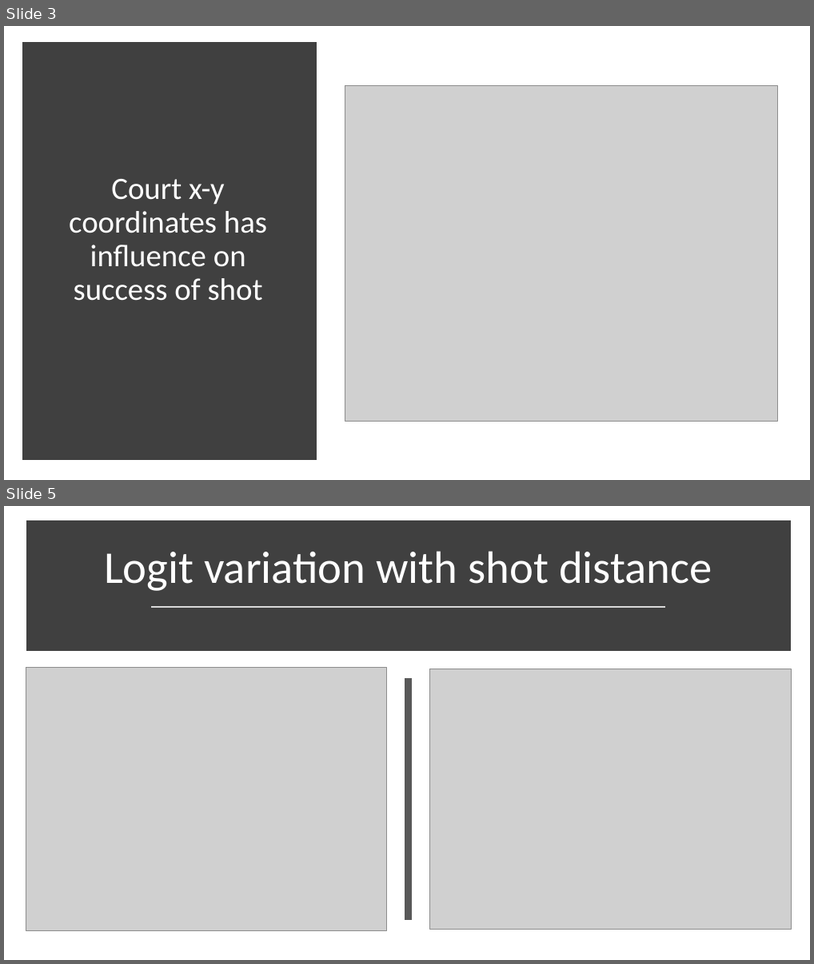
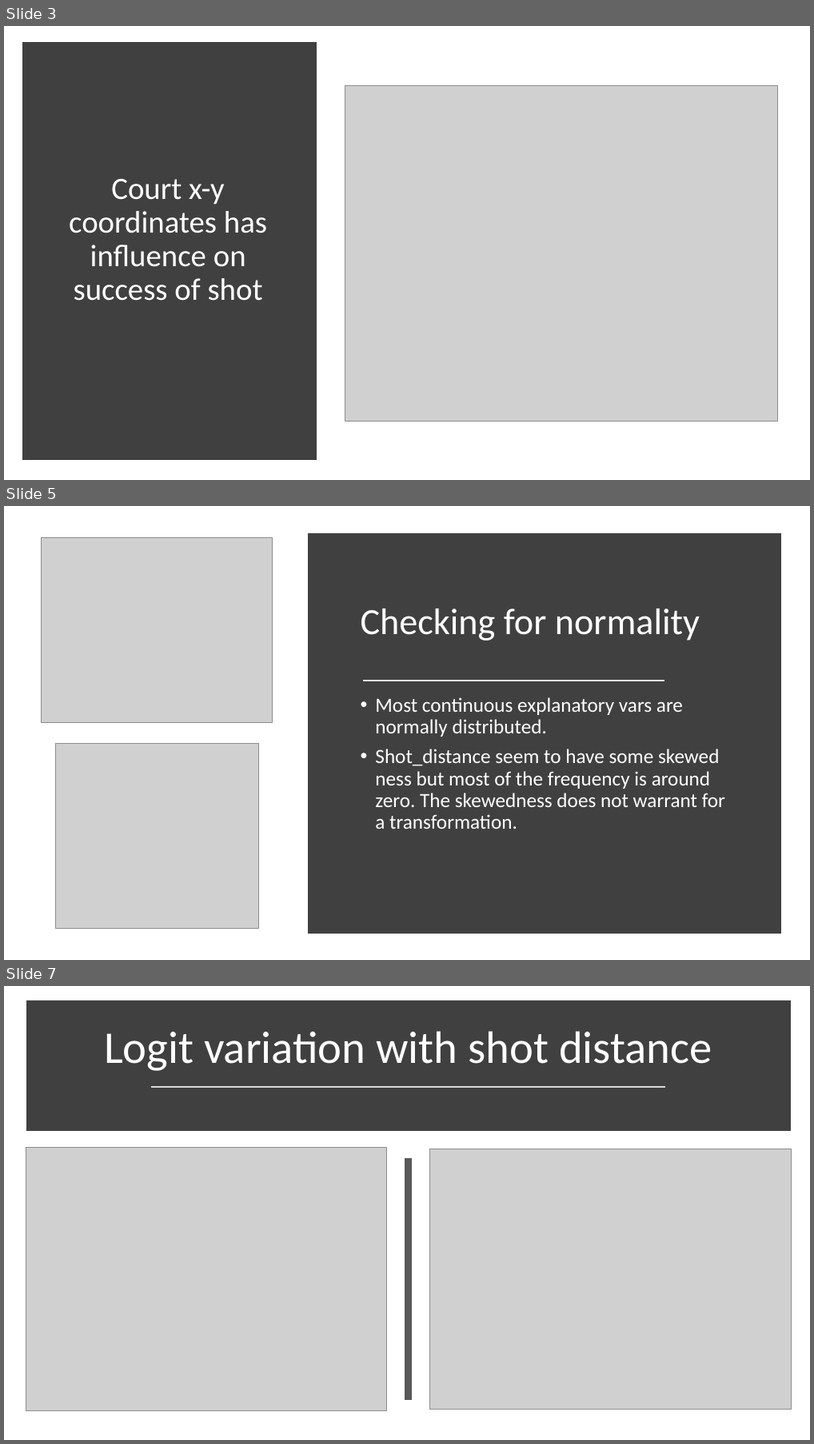
Before and after one commit to pradeep17j/SMU_MSDS, a slide deck: AppliedStats_Proj2/Presentation1.pptx. Shown one above the other, each under a label of ours: slides 3 and 5 before the commit, slides 3, 5 and 7 after it; the slides between them are not shown. The pictures are 814x964 and 814x1444 pixels, drawn with LibreOffice and Linux fonts; fonts in the diff are those of the drawing; grey boxes stand for pictures. Boxes give left, top, right and bottom in pixels: in the first picture for what was removed or moved away, otherwise in the second. Text is boxed around its words. In the diff, an @@ line names an element or a change of style, - is before the commit and + after.

```diff
--- a/AppliedStats_Proj2/Presentation1.pptx
+++ b/AppliedStats_Proj2/Presentation1.pptx
@@ slide 5 added at [4,506,810,960], background #FFFFFF @@
@@ picture added at [42,537,274,722] @@
@@ rectangle added at [312,537,777,929], fill #404040, outline #404040 10 pt @@
@@ title added at [361,608,700,640], 44 pt, text #FFFFFF @@
+Checking for normality
@@ line added from (363, 681) to (666, 681), #E7E6E6 1.75 pt @@
@@ text added at [375,697,726,828], 24 pt, text #FFFFFF @@
+• Most continuous explanatory vars are normally distributed.
+• Shot_distance seem to have some skewed ness but most of the frequency is around zero. The skewedness does not warrant for a transformation.
@@ picture added at [55,744,258,928] @@
@@ what was slide 5 is now slide 7 @@
```
Also in this commit, not shown: 1 slide changed, 2 other slides added.
